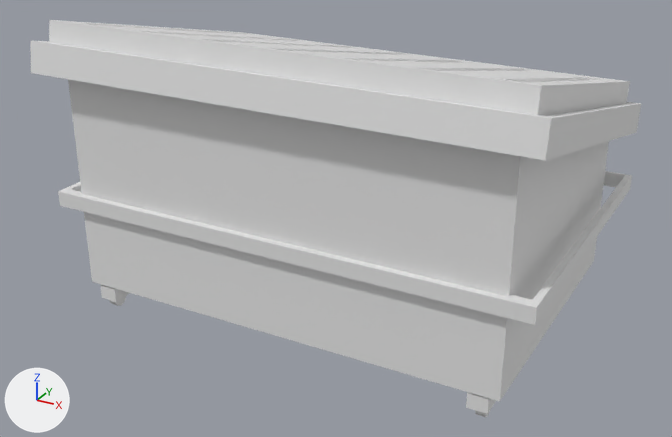
An edit to the Blender file BlenderModels/GasStation/Props/Dumpster1.blend, drawn before and after from the same camera.
Both versions are drawn from a camera (50 mm lens) standing at (2.01, -3.79, 2.32) and looking at (0.0, -0.13, 0.49). Lighting does not change. The marker at lower left points along +X, +Y and +Z. The picture after the commit comes second.

Script lines for the objects in view, before the commit:
```python
me_cube_009 = bpy.data.meshes.new('Cube.009')
me_cube_009.from_pydata(...)  # 256 vertices, 176 faces; spans x -1.0..1.0, y -0.78..0.75, z 0.0..1.15
ob_dumpster = bpy.data.objects.new('Dumpster', me_cube_009)
ob_dumpster.location = (0.0, 0.0, 0.0)
ob_dumpster.scale = (1.2, 1.07, 1.26)
```
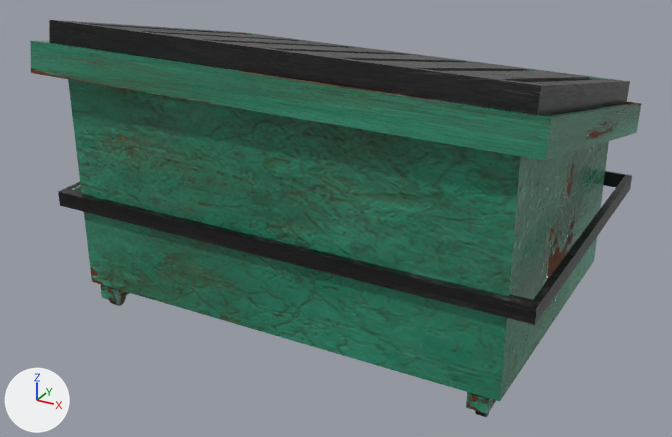
Diff of the bpy script that builds the scene:
```diff
--- a/BlenderModels/GasStation/Props/Dumpster1.blend.py
+++ b/BlenderModels/GasStation/Props/Dumpster1.blend.py
@@ mat_dumpsterdetail @@
+mat_dumpsterdetail = bpy.data.materials.new('DumpsterDetail')
+# uses the picture img_metal046b_1k_png_color_png
+# uses the picture img_metal046b_1k_png_displacement_png
+# uses the picture img_metal046b_1k_png_metalness_png
+# uses the picture img_metal046b_1k_png_normalgl_png
+# uses the picture img_metal046b_1k_png_roughness_png
@@ mat_dumpsterbody @@
+mat_dumpsterbody = bpy.data.materials.new('DumpsterBody')
+# uses the picture img_paintedmetal006_1k_png_color_png
+# uses the picture img_paintedmetal006_1k_png_displacement_png
+# uses the picture img_paintedmetal006_1k_png_metalness_png
+# uses the picture img_paintedmetal006_1k_png_normalgl_png
+# uses the picture img_paintedmetal006_1k_png_roughness_png
@@ me_cube_009 @@
 me_cube_009.from_pydata(...)  # 256 vertices, 176 faces; spans x -1.0..1.0, y -0.78..0.75, z 0.0..1.15
 # used by ob_dumpster; location = (0.0, 0.0, 0.0); scale = (1.2, 1.07, 1.26)
+# me_cube_009 part 1: 92 of the faces centred in x -1.0..1.0, y -0.77..0.74, z 0.04..1.14 switch from no material to mat_dumpsterbody
+# me_cube_009 part 2: 84 of the faces centred in x -1.0..1.0, y -0.71..0.75, z 0.0..1.1 switch from no material to mat_dumpsterdetail
```

Where the change shows, as pixel boxes [x1, y1, x2, y2] in the pictures (672 x 437 px):
part 1 of me_cube_009, recoloured (white to green)
    both: [30, 34, 641, 414]
part 2 of me_cube_009, recoloured
    both: [49, 20, 632, 417]
